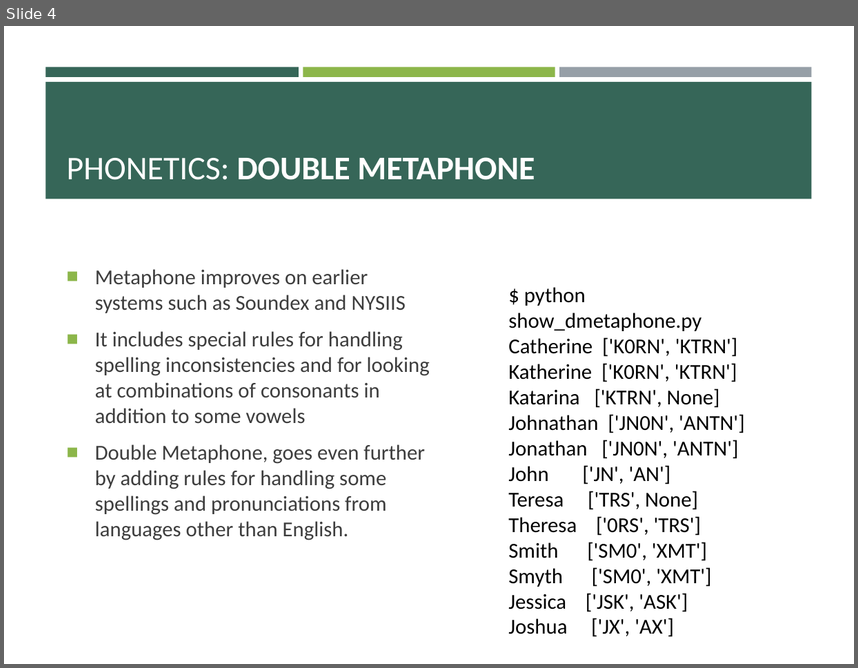
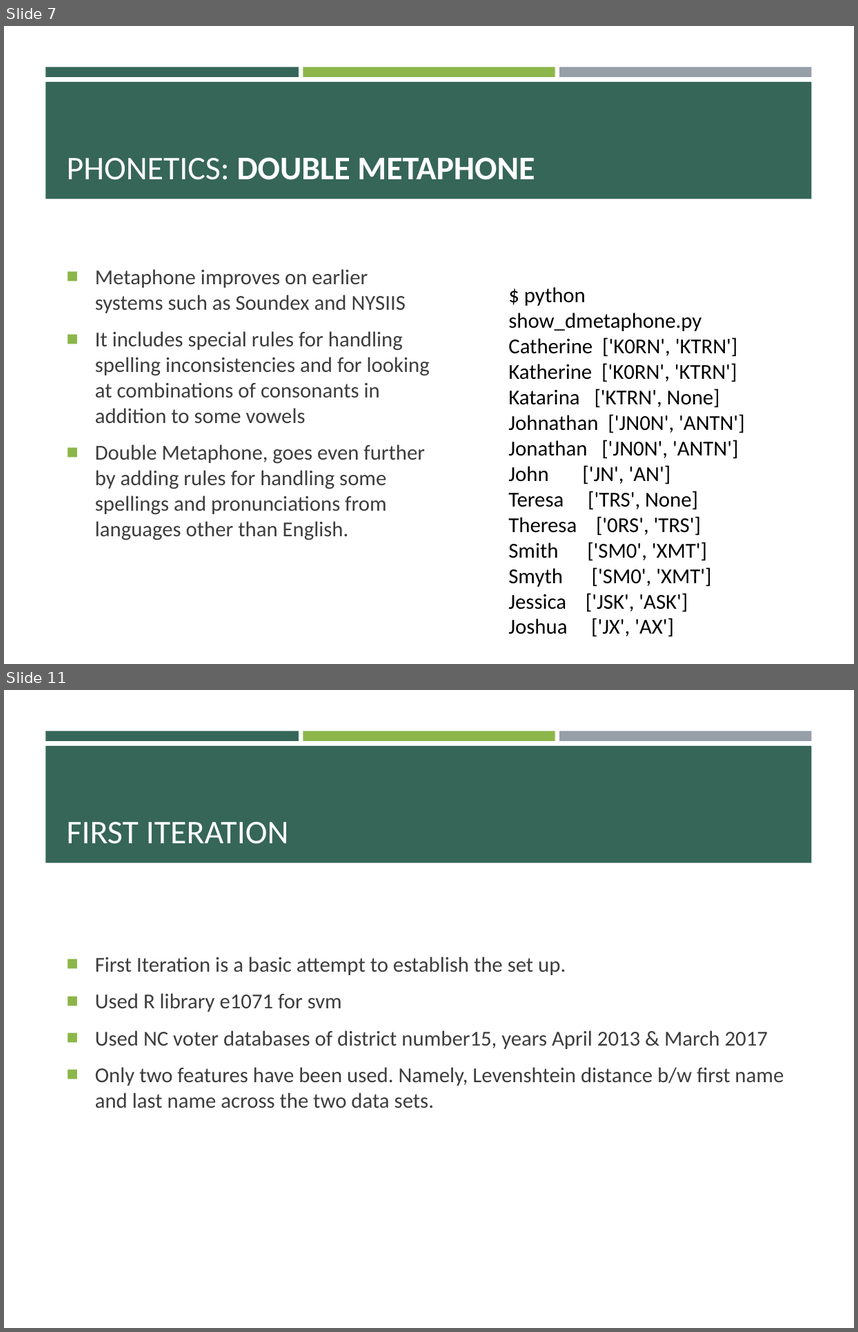
Before and after one commit to pulkitjain1004/autoRL, a slide deck: Record_Linkage.pptx. Shown one above the other, each under a label of ours: slide 4 before the commit, slides 7 and 11 after it; the slides between them are not shown. The pictures are 858x668 and 858x1332 pixels, drawn with LibreOffice and Linux fonts; fonts in the diff are those of the drawing. Boxes give left, top, right and bottom in pixels: in the first picture for what was removed or moved away, otherwise in the second. Text is boxed around its words. In the diff, an @@ line names an element or a change of style, - is before the commit and + after.

```diff
--- a/Record_Linkage.pptx
+++ b/Record_Linkage.pptx
@@ slide 11 added at [4, 690, 854, 1328], background #FFFFFF; not listed: 4 template elements that a slide beside it also shows @@
@@ title added at [67, 822, 289, 844], 28 pt, text #FFFFFF @@
+FIRST ITERATION
@@ text added at [95, 956, 784, 1108], 18 pt, text #3D3D3D @@
+■ First Iteration is a basic attempt to establish the set up.
+■ Used R library e1071 for svm
+■ Used NC voter databases of district number15, years April 2013 & March 2017
+■ Only two features have been used. Namely, Levenshtein distance b/w first name and last name across the two data sets.
@@ what was slide 4 is now slide 7 @@
```
Also in this commit, not shown: 1 slide changed, 21 other slides added, 1 slide removed.
